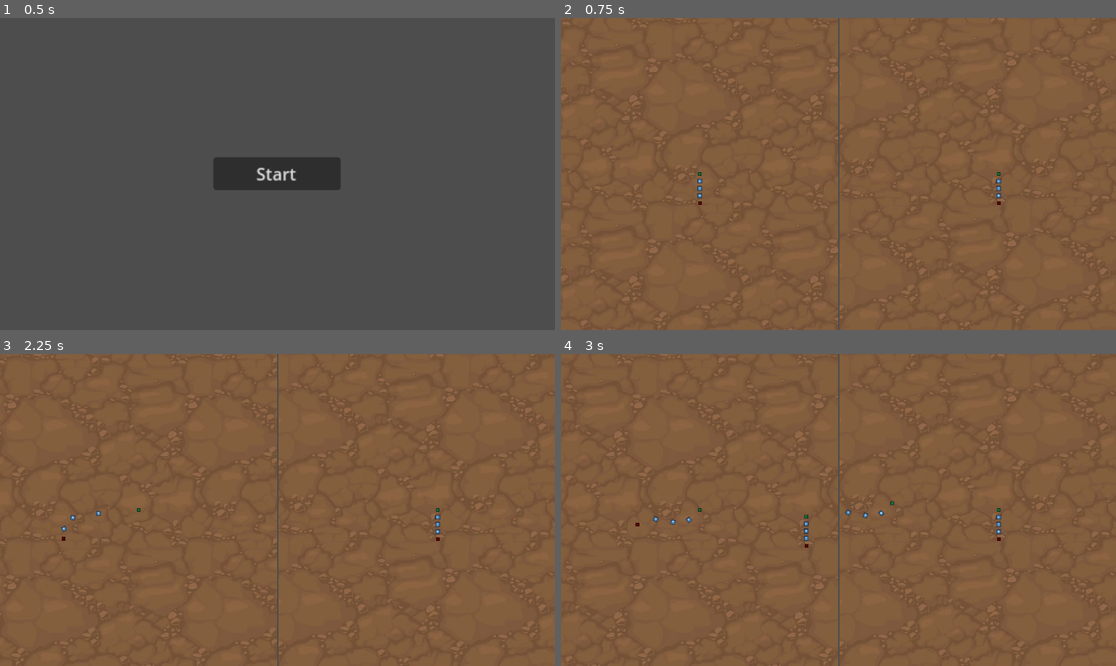
Above: before the commit, frames 1-4 (two rows, left to right).
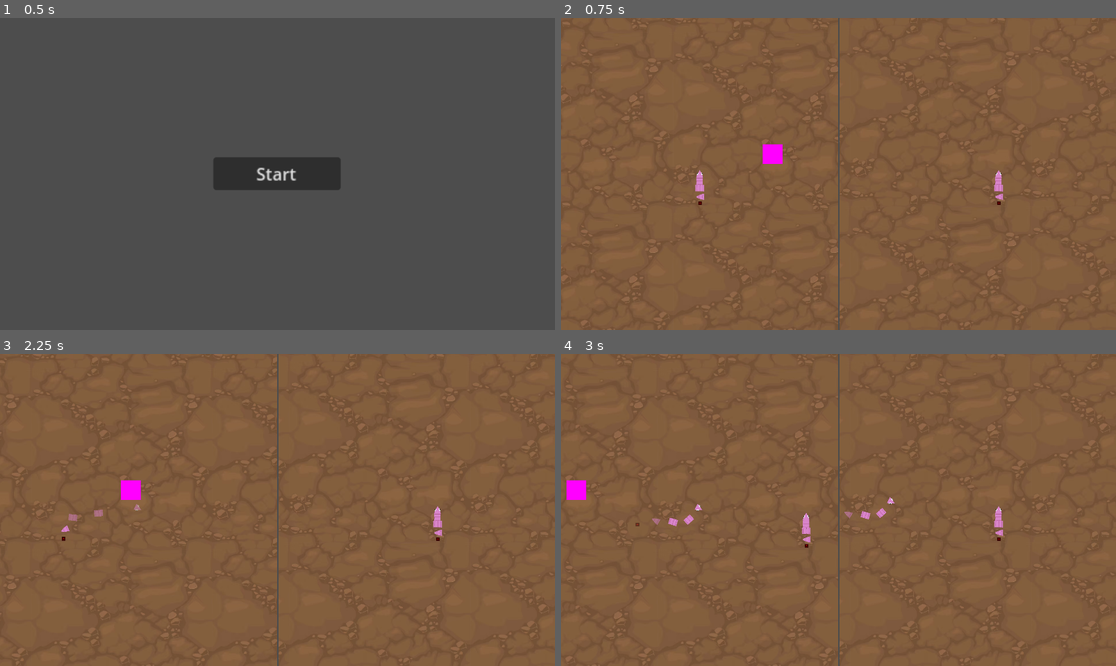
Above: after the commit, the same moments.

Repository: noahwu8888/game-jam-2024-spring
Game: Godot game, scene res://Scenes/Game.tscn
The game is run twice, just before and just after one commit, with the same random seed, the same clock (stepped at 60 frames per second) and the same inputs. The engine's default icon, where the game draws it, is replaced by a stand-in: a white triangle on a blue panel in a dark square.
Inputs:
- Up to frame 1 (0.5 s): no input
- Up to frame 2 (0.75 s): click "Start" at 0.5 s
- Up to frame 3 (2.25 s): tap Enter at 1.25 s; tap Space at 2 s
- Up to frame 4 (3 s): no input

Frame 1 is identical in both runs. In frame 2, 0.5% of the frame differs, in the area x 24-80%, y 40-59%; in frame 3, 0.5%; in frame 4, 0.7%, in the area x 1-80%, y 40-61%.

Commit message:
Color grade the worm

Diff:
--- a/Characters/player.gd
+++ b/Characters/player.gd
@@ -107,7 +107,7 @@
 	segments[disable_delay_count].set_collision_layer_value(1, false)
 	segments[disable_delay_count].set_collision_mask_value(1, false)
 	segments[disable_delay_count].set_collision_mask_value(2, false)
-
+	segments[disable_delay_count].get_child(0).modulate.a = .5
 	$Area2D/CollisionShape2D.disabled = true
 
 	disable_delay_iterate = true
@@ -122,13 +122,14 @@
 
 func update_facing_direction():
 	if velocity.length() > 0:  # Ensure there is movement
-		head_sprite.rotation = velocity.angle()
+		head_sprite.rotation = velocity.angle() + 90
 
 
 
 func _on_disable_segment_timer_timeout():
 	if disable_delay_count < segments.size():
 		print(disable_delay_count)
+		segments[disable_delay_count].get_child(0).modulate.a = .5
 		segments[disable_delay_count].set_collision_layer_value(1, false)
 		segments[disable_delay_count].set_collision_mask_value(1, false)
 		segments[disable_delay_count].set_collision_mask_value(2, false)
@@ -143,6 +144,7 @@
 func _on_reenable_segment_timer_timeout():
 	if reenable_delay_count < segments.size():
 		print(reenable_delay_count)
+		segments[reenable_delay_count].get_child(0).modulate.a = 1
 		segments[reenable_delay_count].set_collision_layer_value(1, true)
 		segments[reenable_delay_count].set_collision_mask_value(1, true)
 		segments[reenable_delay_count].set_collision_mask_value(2, true)
--- a/Characters/player.tscn
+++ b/Characters/player.tscn
@@ -1,9 +1,12 @@
-[gd_scene load_steps=9 format=3 uid="uid://bcu48fu3o1erv"]
+[gd_scene load_steps=12 format=3 uid="uid://bcu48fu3o1erv"]
 
 [ext_resource type="Texture2D" uid="uid://dqa218giik488" path="res://icon.svg" id="1_f67gv"]
 [ext_resource type="Script" path="res://Characters/player.gd" id="1_x6322"]
+[ext_resource type="Texture2D" uid="uid://cel63e62477jm" path="res://art/worm/head1.png" id="2_umtqc"]
 [ext_resource type="Script" path="res://Characters/segment_face.gd" id="3_5rki2"]
 [ext_resource type="Script" path="res://Characters/player2.gd" id="3_kryqy"]
+[ext_resource type="Texture2D" uid="uid://cj24i5tf1abpi" path="res://art/worm/middle1.png" id="4_by1dl"]
+[ext_resource type="Texture2D" uid="uid://88w4l7sg1hon" path="res://art/worm/tail1.png" id="5_on5tw"]
 
 [sub_resource type="CircleShape2D" id="CircleShape2D_k5h2r"]
 
@@ -17,6 +20,12 @@
 [node name="Player" type="CharacterBody2D"]
 collision_mask = 7
 script = ExtResource("1_x6322")
+
+[node name="HeadSprite" type="Sprite2D" parent="."]
+light_mask = 0
+position = Vector2(0, -4.335)
+scale = Vector2(0.015, 0.015)
+texture = ExtResource("2_umtqc")
 
 [node name="Area2D" type="Area2D" parent="."]
 scale = Vector2(1.25, 1.25)
@@ -39,12 +48,6 @@
 [node name="HeadCollision" type="CollisionShape2D" parent="."]
 shape = SubResource("CircleShape2D_h7puq")
 
-[node name="HeadSprite" type="Sprite2D" parent="."]
-modulate = Color(0.172549, 0.756863, 0.294118, 1)
-light_mask = 0
-scale = Vector2(0.1, 0.1)
-texture = ExtResource("1_f67gv")
-
 [node name="Segment 1" type="DampedSpringJoint2D" parent="."]
 node_a = NodePath("..")
 node_b = NodePath("Segment 1 Col")
@@ -61,8 +64,9 @@
 prev_segment = NodePath("../../HeadCollision")
 
 [node name="Sprite2D" type="Sprite2D" parent="Segment 1/Segment 1 Col"]
-scale = Vector2(0.125, 0.136719)
-texture = ExtResource("1_f67gv")
+rotation = 1.5708
+scale = Vector2(0.015, 0.015)
+texture = ExtResource("4_by1dl")
 
 [node name="CollisionShape2D" type="CollisionShape2D" parent="Segment 1/Segment 1 Col"]
 shape = SubResource("RectangleShape2D_elgeh")
@@ -84,8 +88,9 @@
 prev_segment = NodePath("../../Segment 1/Segment 1 Col")
 
 [node name="Sprite2D" type="Sprite2D" parent="Segment 2/Segment 2 Col"]
-scale = Vector2(0.125, 0.136719)
-texture = ExtResource("1_f67gv")
+rotation = 1.5708
+scale = Vector2(0.015, 0.015)
+texture = ExtResource("4_by1dl")
 
 [node name="CollisionShape2D" type="CollisionShape2D" parent="Segment 2/Segment 2 Col"]
 shape = SubResource("RectangleShape2D_elgeh")
@@ -108,8 +113,10 @@
 prev_segment = NodePath("../../Segment 2/Segment 2 Col")
 
 [node name="Sprite2D" type="Sprite2D" parent="Segment 3/Segment 3 Col"]
-scale = Vector2(0.125, 0.136719)
-texture = ExtResource("1_f67gv")
+position = Vector2(0, 4.395)
+rotation = 1.5708
+scale = Vector2(0.015, 0.015)
+texture = ExtResource("5_on5tw")
 
 [node name="CollisionShape2D" type="CollisionShape2D" parent="Segment 3/Segment 3 Col"]
 position = Vector2(0, -1)
@@ -134,14 +141,16 @@
 contact_monitor = true
 script = ExtResource("3_kryqy")
 
-[node name="CollisionShape2D" type="CollisionShape2D" parent="Segment 4/PlayerTail"]
-shape = SubResource("CircleShape2D_nignx")
-
 [node name="Sprite2D" type="Sprite2D" parent="Segment 4/PlayerTail"]
 modulate = Color(0.968627, 0, 0, 1)
 scale = Vector2(0.1, 0.1)
 texture = ExtResource("1_f67gv")
 
+[node name="CollisionShape2D" type="CollisionShape2D" parent="Segment 4/PlayerTail"]
+shape = SubResource("CircleShape2D_nignx")
+
+[node name="AudioStreamPlayer2D" type="AudioStreamPlayer2D" parent="."]
+
 [connection signal="body_entered" from="Area2D" to="." method="_on_area_2d_body_entered"]
 [connection signal="timeout" from="DashCooldown" to="." method="_on_dash_cooldown_timeout"]
 [connection signal="timeout" from="DisableSegmentTimer" to="." method="_on_disable_segment_timer_timeout"]
--- a/Scenes/Game.tscn
+++ b/Scenes/Game.tscn
@@ -97,7 +97,7 @@
 offset_right = -15.235
 offset_bottom = 105.92
 scale = Vector2(3.67, 3.67)
-text = "Start"
+text = "Replay?"
 icon_alignment = 1
 
 [connection signal="pressed" from="TitleScreen/StartButton" to="." method="_on_start_button_pressed"]
--- a/Scenes/main.tscn
+++ b/Scenes/main.tscn
@@ -6,9 +6,9 @@
 
 [sub_resource type="RectangleShape2D" id="RectangleShape2D_fadba"]
 
-[sub_resource type="PlaceholderTexture2D" id="PlaceholderTexture2D_ijtxb"]
+[sub_resource type="CircleShape2D" id="CircleShape2D_02v2u"]
 
-[sub_resource type="CircleShape2D" id="CircleShape2D_02v2u"]
+[sub_resource type="PlaceholderTexture2D" id="PlaceholderTexture2D_5lk0a"]
 
 [node name="Node2D" type="Node2D"]
 script = ExtResource("1_ry06c")
@@ -34,10 +34,6 @@
 
 [node name="CollisionShape2D" type="CollisionShape2D" parent="LeftWall"]
 shape = SubResource("RectangleShape2D_fadba")
-
-[node name="Sprite2D" type="Sprite2D" parent="LeftWall/CollisionShape2D"]
-scale = Vector2(23, 19.9636)
-texture = SubResource("PlaceholderTexture2D_ijtxb")
 
 [node name="RightWall" type="StaticBody2D" parent="."]
 position = Vector2(1010, 0)
@@ -72,3 +68,7 @@
 [node name="CollisionShape2D" type="CollisionShape2D" parent="Rock"]
 shape = SubResource("CircleShape2D_02v2u")
 debug_color = Color(0.321569, 0.513726, 0.929412, 1)
+
+[node name="Sprite2D" type="Sprite2D" parent="Rock"]
+scale = Vector2(17.03, 17.03)
+texture = SubResource("PlaceholderTexture2D_5lk0a")
Binary file added: art/worm/head1.png
Not shown, added: art/worm/head1.png.import
Binary file added: art/worm/middle1.png
Not shown, added: art/worm/middle1.png.import
Binary file added: art/worm/tail1.png
Not shown, added: art/worm/tail1.png.import
